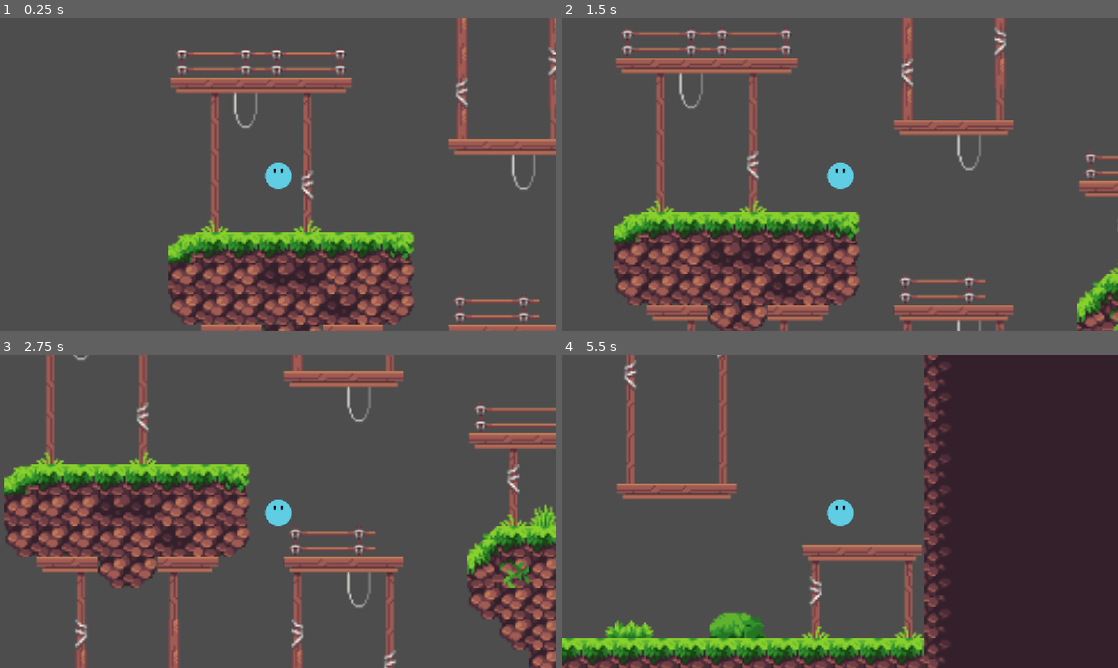
Above: before the commit, frames 1-4 (two rows, left to right).
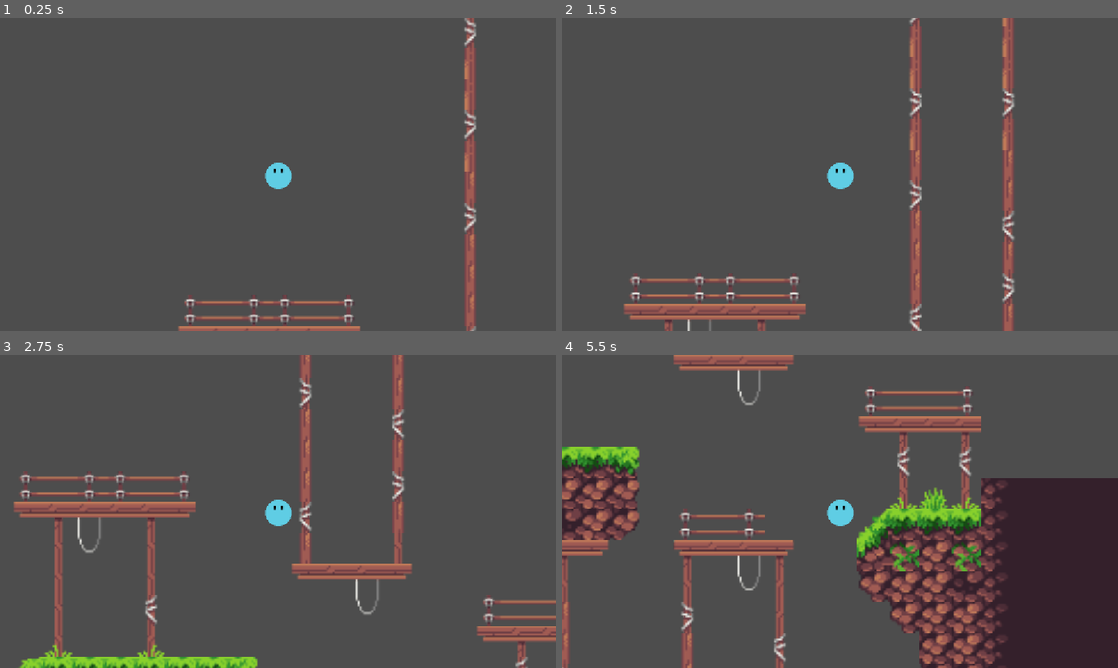
Above: after the commit, the same moments.

Repository: PolyRedd/shiny-fiesta
Game: Godot game, scene res://Scenes/node_2d.tscn
Same seed, same stepped clock (60 frames per second), same inputs: the game is played once before the commit and once after it.
Inputs (mouse positions are in pixels of both pictures, inside the frame that each line leads up to):
- Up to frame 1 (0.25 s): no input
- Up to frame 2 (1.5 s): tap Enter (ui_accept) at 0.5, 0.77 s; move the mouse to (962, 158) at 0.52 s; hold Right (ui_right) 0.53-1.25 s; tap Keypad Enter at 0.6 s; click (962, 158) at 0.67 s; drag from (728, 190) to (812, 237) at 1.27 s
- Up to frame 3 (2.75 s): move the mouse to (333, 442) at 2.02 s; hold Left (ui_left) from 2.03 s (still down); tap Keypad Enter at 2.1 s
- Up to frame 4 (5.5 s): release Left (ui_left) at 2.75 s; drag from (812, 574) to (673, 464) at 2.77 s; move the mouse to (1006, 558) at 3.52 s; hold Right (ui_right) 3.53-4.25 s; tap Keypad Enter at 3.6, 5.1 s; tap Enter (ui_accept) at 3.77 s; drag from (673, 464) to (756, 433) at 4.27 s; move the mouse to (867, 511) at 5.02 s; hold Right (ui_right) from 5.03 s (still down); click (867, 511) at 5.17 s

The runs differ from the first frame. In frame 1, 21% of the frame differs, in the area x 30-100%, y 0-100%; in frame 2, 26%; in frame 3, 32%; in frame 4, 42%, in the area x 0-100%, y 0-100%.

Commit message:
gv

Diff:
--- a/Scenes/node_2d.tscn
+++ b/Scenes/node_2d.tscn
@@ -457,7 +457,7 @@
 shape = SubResource("RectangleShape2D_5k0a6")
 
 [node name="Player" parent="." unique_id=1813843307 instance=ExtResource("2_v1qfn")]
-position = Vector2(163, -724)
+position = Vector2(146, -1239)
 
 [node name="TileMapLayer" type="TileMapLayer" parent="." unique_id=52272134]
 scale = Vector2(4, 4)
--- a/character_body_2d.gd
+++ b/character_body_2d.gd
@@ -15,6 +15,9 @@
 		velocity.y = JUMP_VELOCITY * 1.7
 	if is_on_ceiling():
 		velocity.y = -JUMP_VELOCITY
+	if velocity.y > JUMP_VELOCITY and is_on_floor() :
+		velocity.y *= -1
+
 	# Handle jump.
 	if Input.is_action_just_pressed("ui_accept") and is_on_floor():
 		velocity.y = JUMP_VELOCITY
